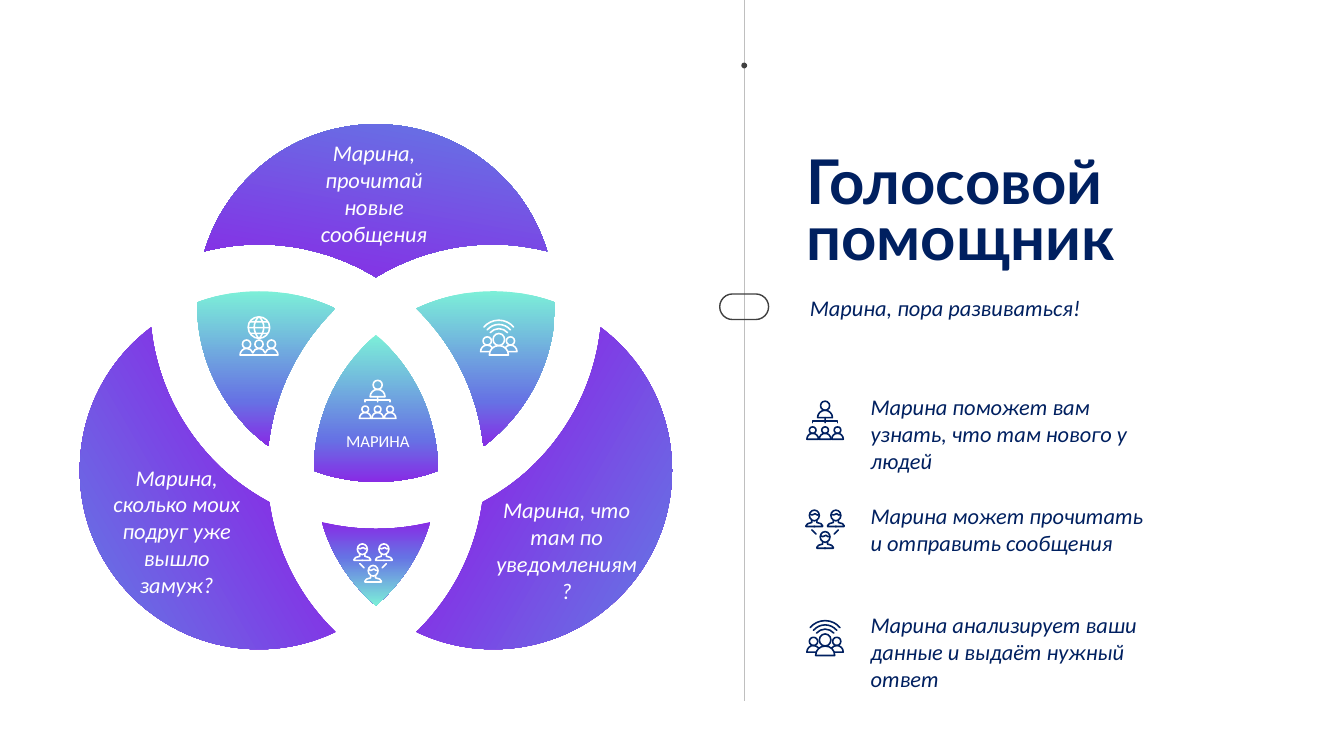
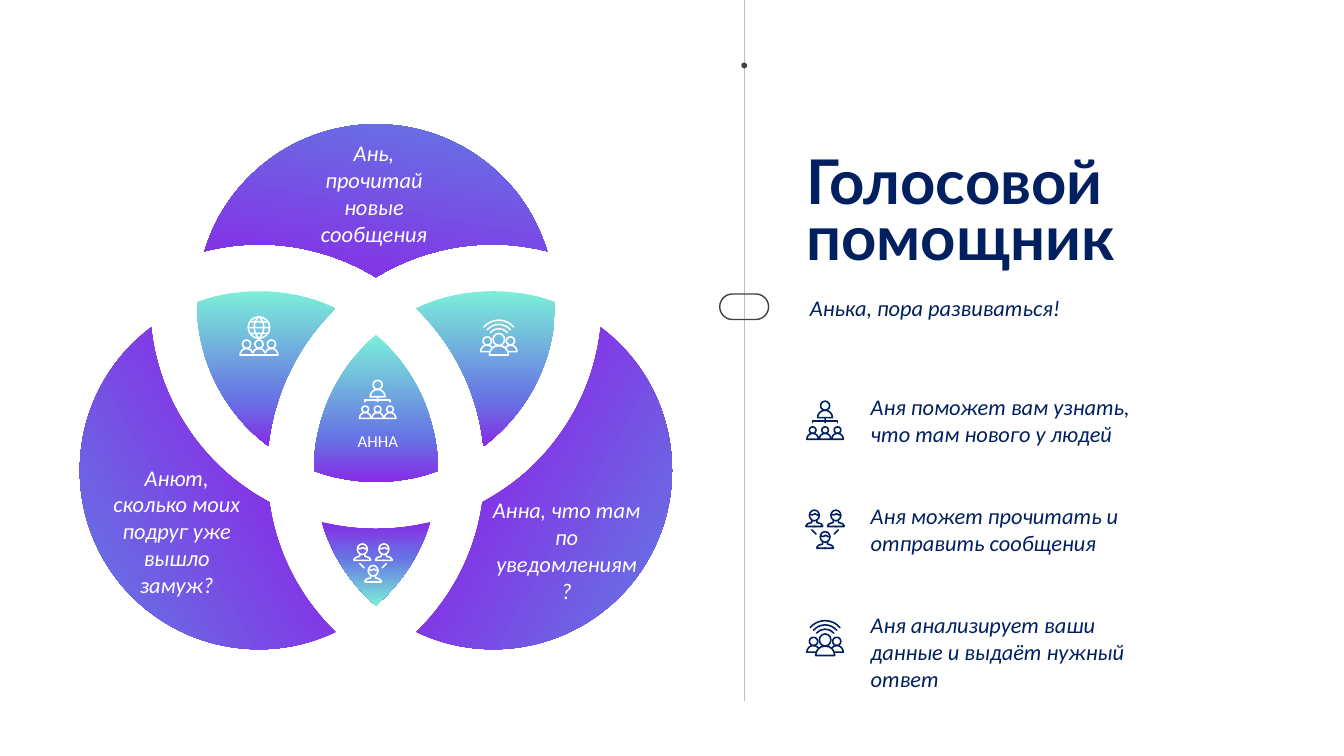
Before and after one commit to romka-best/NeoBrain_App, a slide deck: slide 13 of NeoBrain.pptx. Drawn at 1344x756 pixels with LibreOffice and Linux fonts; fonts in the diff are those of the drawing. Boxes give left, top, right and bottom in pixels: in the first picture for what was removed or moved away, otherwise in the second. Text is boxed around its words. In the diff, an @@ line names an element or a change of style, - is before the commit and + after.

Commit message:
Fixed bug with menu. Added new icons. Also added text to presentation and update presentation. Added ShimmerEffect for ChatController

```diff
--- a/NeoBrain.pptx
+++ b/NeoBrain.pptx
@@ text at <box>321,146,427,246</box>: text changed @@
-Марина, прочитай новые сообщения
+Ань, прочитай новые сообщения
@@ text at <box>810,301,1060,320</box>: text changed @@
-Марина, пора развиваться!
+Анька, пора развиваться!
@@ text at <box>871,400,1129,446</box>: text changed @@
-Марина поможет вам узнать, что там нового у людей
+Аня поможет вам узнать, что там нового у людей
@@ text at <box>358,436,398,447</box>: text changed @@
-МАРИНА
+АННА
@@ text at <box>113,471,240,597</box>: text changed @@
-Марина, сколько моих подруг уже вышло замуж?
+Анют, сколько моих подруг уже вышло замуж?
@@ text at <box>493,503,640,576</box>: text changed @@
-Марина, что там по уведомлениям?
+Анна, что там по уведомлениям?
@@ text at <box>871,509,1119,555</box>: text changed @@
-Марина может прочитать и отправить сообщения
+Аня может прочитать и отправить сообщения
@@ text at <box>871,618,1124,687</box>: text changed @@
-Марина анализирует ваши данные и выдаёт нужный ответ
+Аня анализирует ваши данные и выдаёт нужный ответ
```
Also in this commit, not shown: 5 other slides changed, 24 other files.
